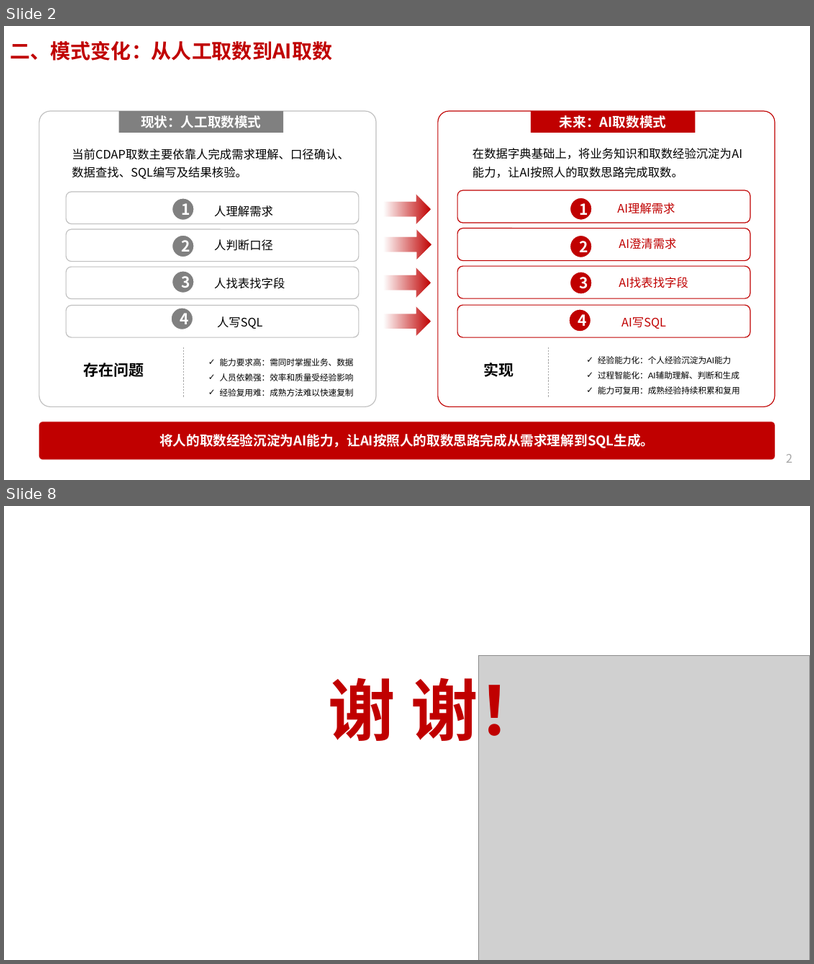
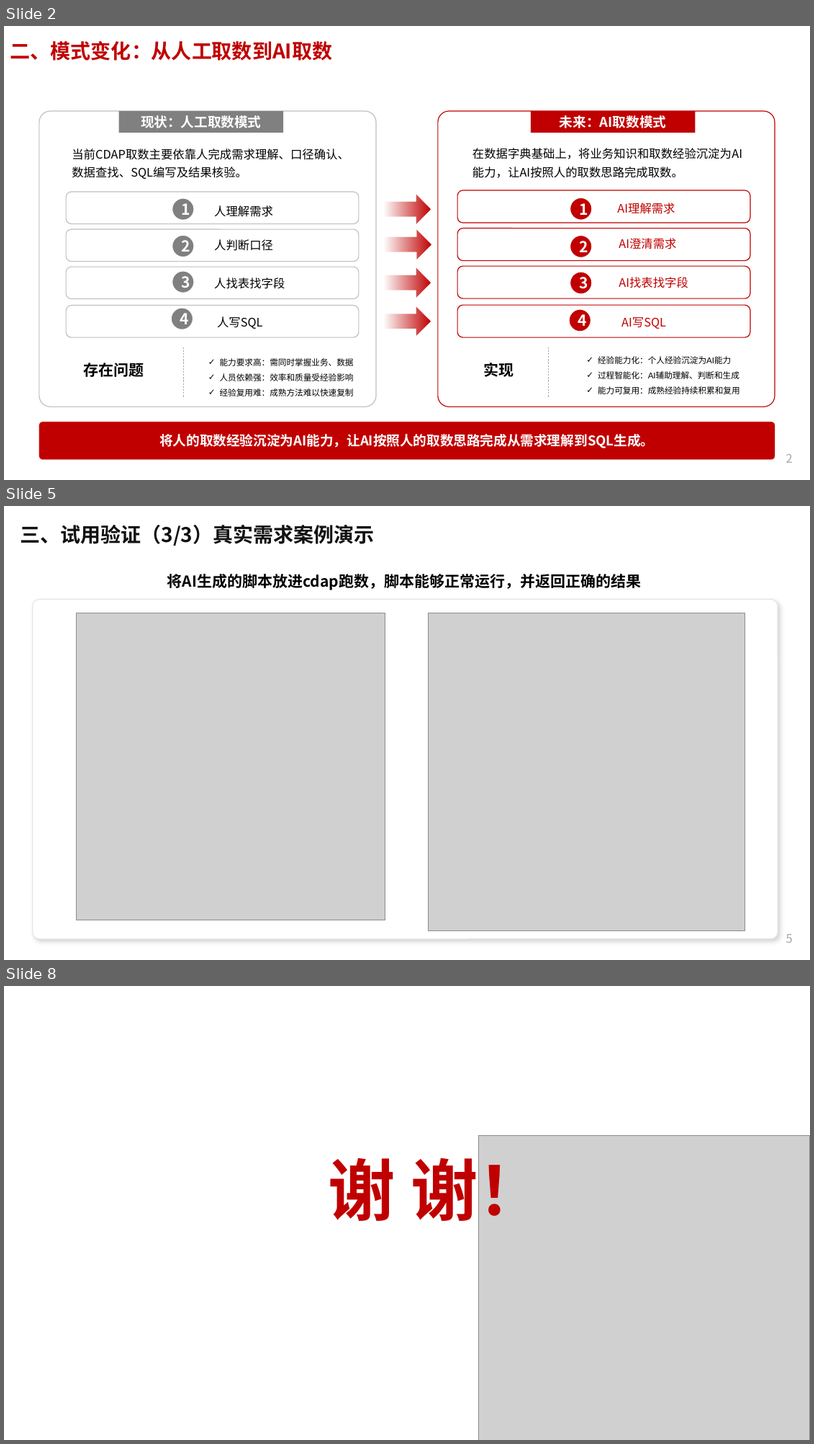
Before and after one commit to azqbozi/ppt-notes, a slide deck: 关于建立广州市场经营数据字典的汇报20260604v10（cxc） - 副本.pptx. Shown one above the other, each under a label of ours: slides 2 and 8 before the commit, slides 2, 5 and 8 after it; the slides between them are not shown. The pictures are 814x964 and 814x1444 pixels, drawn with LibreOffice and Linux fonts; fonts in the diff are those of the drawing; grey boxes stand for pictures; background and template pictures are left out. Boxes give left, top, right and bottom in pixels: in the first picture for what was removed or moved away, otherwise in the second. Text is boxed around its words. In the diff, an @@ line names an element or a change of style, - is before the commit and + after.

```diff
--- a/关于建立广州市场经营数据字典的汇报20260604v10（cxc） - 副本.pptx
+++ b/关于建立广州市场经营数据字典的汇报20260604v10（cxc） - 副本.pptx
@@ slide 5 added at box(4, 506, 810, 960), background #FFFFFF; not listed: 1 template element that a slide beside it also shows @@
@@ text added at box(21, 525, 375, 546), 24 pt, text #111111, bold @@
+三、试用验证（3/3）真实需求案例演示
@@ text added at box(167, 574, 641, 590), 18 pt, text #000000, bold @@
+将AI生成的脚本放进cdap跑数，脚本能够正常运行，并返回正确的结果
@@ rounded rectangle added at box(32, 599, 778, 939), fill #FFFFFF, outline #E4E4E4 0.9 pt @@
@@ picture added at box(77, 613, 385, 920) @@
@@ picture added at box(429, 613, 746, 930) @@
```
Also in this commit, not shown: 4 slides changed, 1 other slide added, 2 slides removed, 4 other files.
